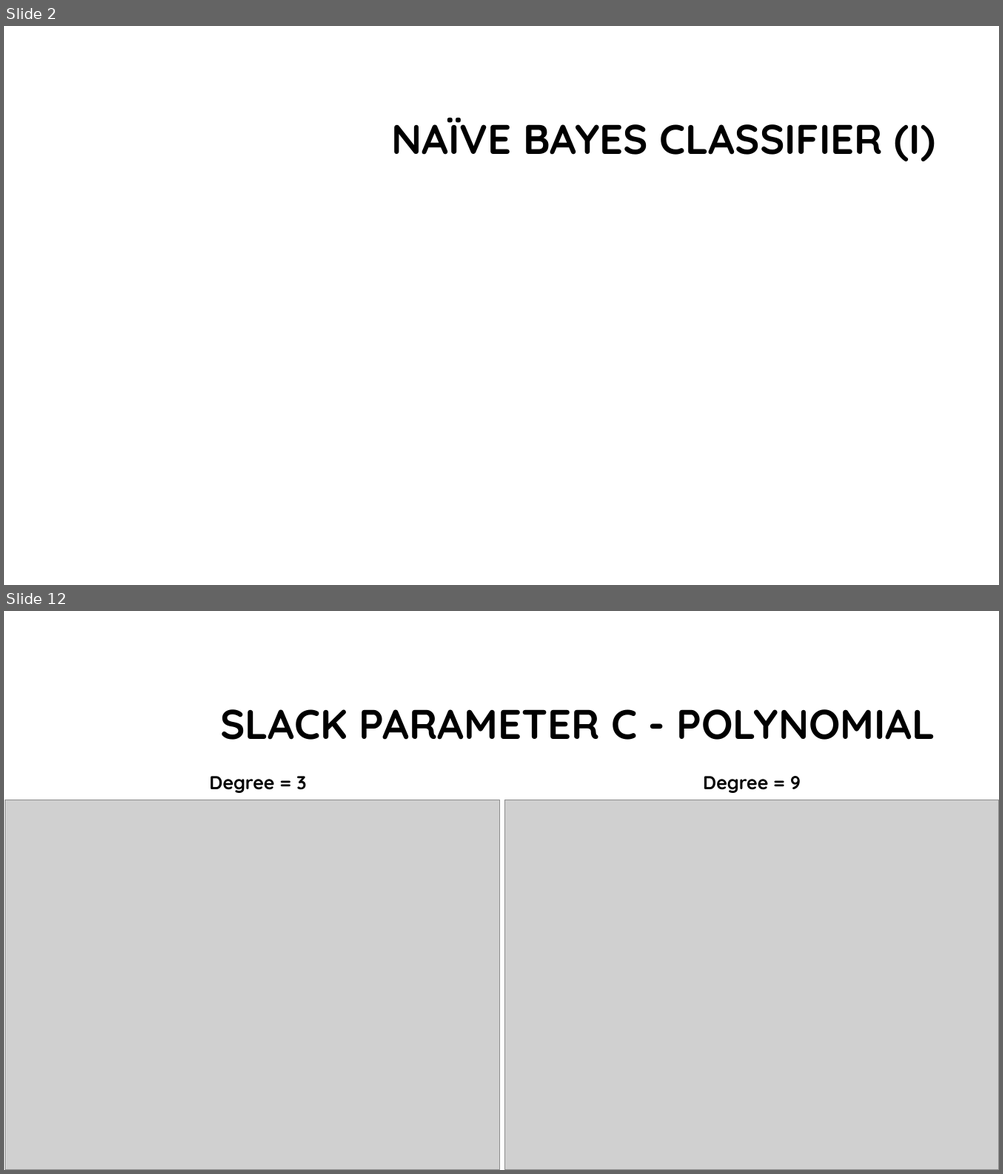
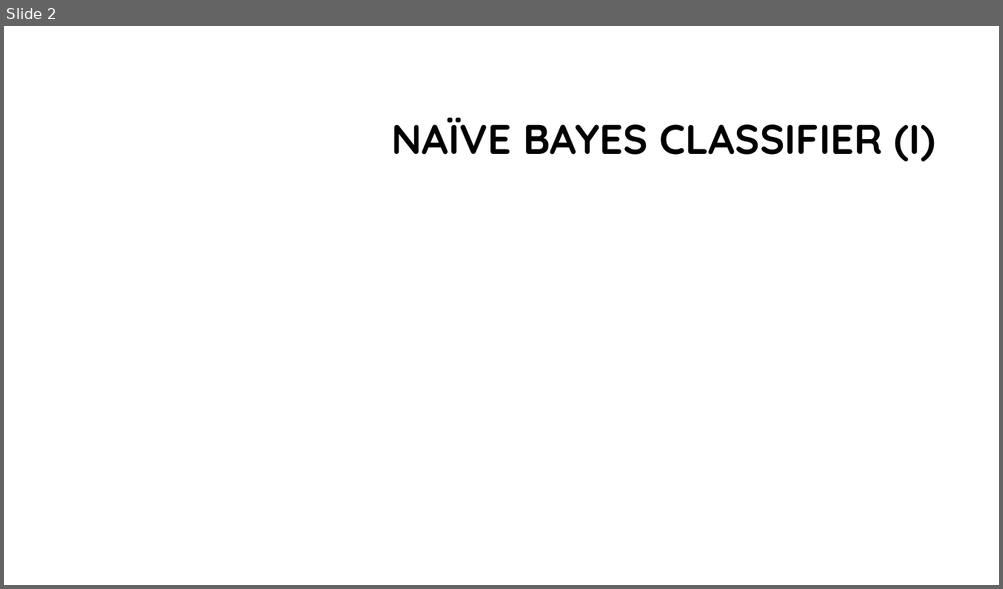
Before and after one commit to franco-ruggeri/ML, a slide deck: Lab 3/Lab 3 - presentation.pptx. Shown one above the other, each under a label of ours: slides 2 and 12 before the commit, slide 2 after it; the slides between them are not shown. The pictures are 1003x1174 and 1003x589 pixels, drawn with LibreOffice and Linux fonts; fonts in the diff are those of the drawing; grey boxes stand for pictures; background and template pictures are left out. Boxes give left, top, right and bottom in pixels: in the first picture for what was removed or moved away, otherwise in the second. Text is boxed around its words. In the diff, an @@ line names an element or a change of style, - is before the commit and + after.

```diff
--- a/Lab 3/Lab 3 - presentation.pptx
+++ b/Lab 3/Lab 3 - presentation.pptx
@@ slide 12 removed at (4,611,999,1170), background #FFFFFF @@
@@ title removed at (220,709,936,740) @@
-SLACK PARAMETER C - POLYNOMIAL
@@ text removed at (209,776,306,793) @@
-Degree = 3
@@ text removed at (703,776,800,793) @@
-Degree = 9
@@ picture removed at (5,800,500,1170) @@
@@ picture removed at (505,800,999,1170) @@
```
Also in this commit, not shown: 3 slides changed, 7 slides added, 9 other slides removed, 5 other files.
